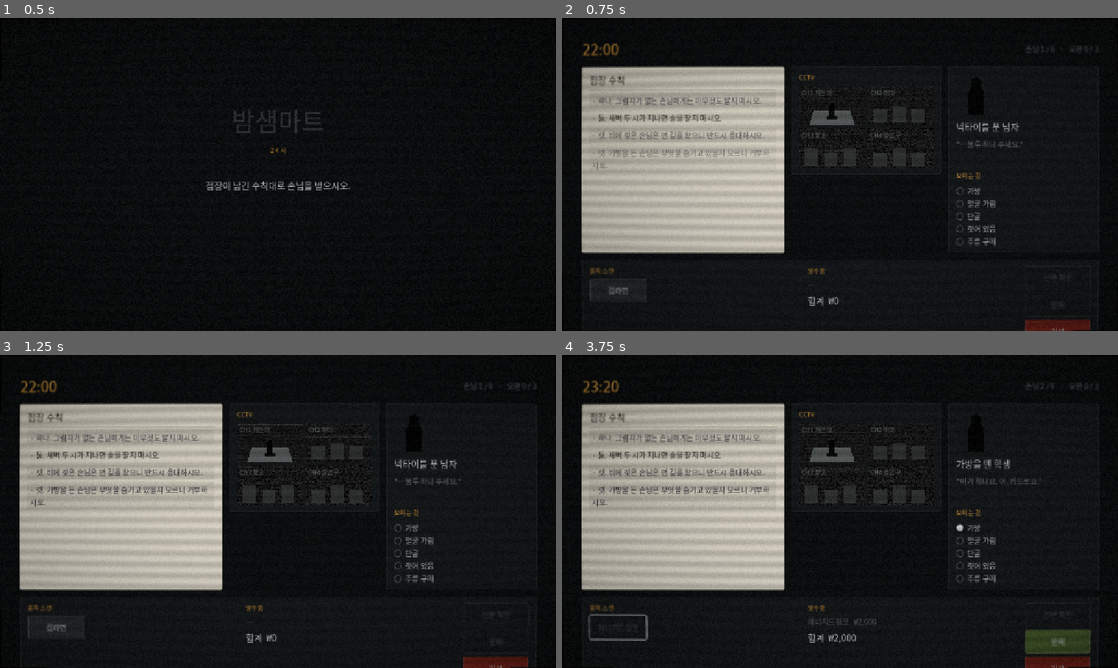
Above: before the commit, frames 1-4 (two rows, left to right).
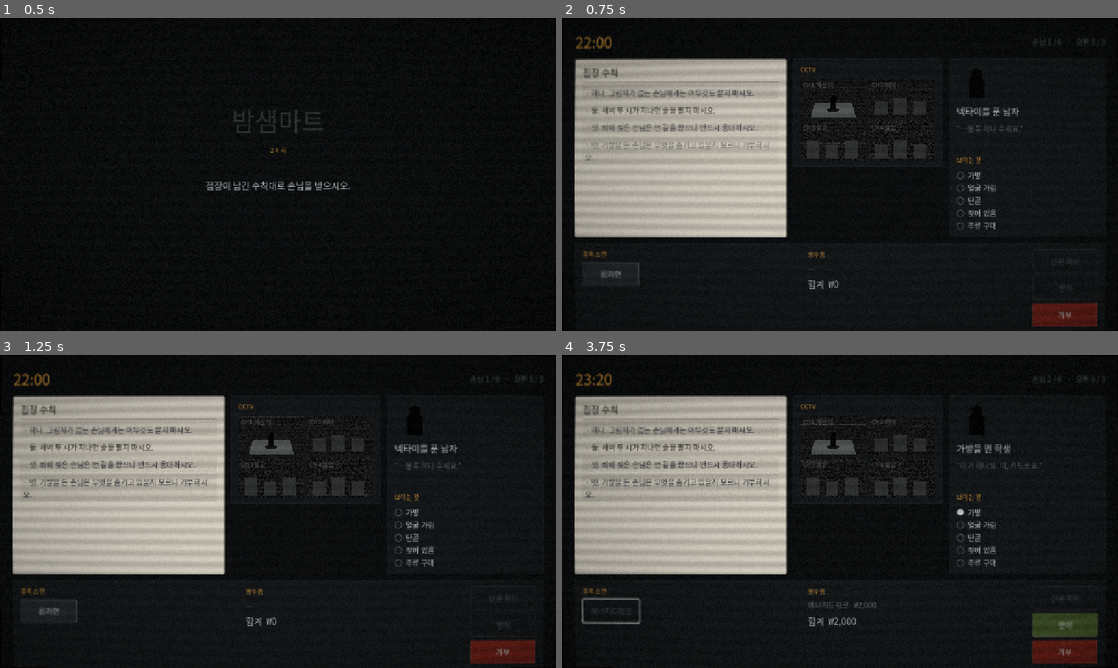
Above: after the commit, the same moments.

Repository: tjgksmf1012/GameProject1
Game: Godot game, scene res://main/title_screen.tscn
Two runs of this game, one before a commit and one after it. Both use one fixed random seed, a clock stepped at 60 frames per second and the inputs below.
Inputs (mouse positions are in pixels of both pictures, inside the frame that each line leads up to):
- Up to frame 1 (0.5 s): no input
- Up to frame 2 (0.75 s): tap Enter at 0.5 s; move the mouse to (962, 158) at 0.52 s; click (962, 158) at 0.67 s
- Up to frame 3 (1.25 s): tap Space at 0.77 s
- Up to frame 4 (3.75 s): click "컵라면" at 1.25 s; click "판매" at 2 s; click "다음 손님" at 2.75 s; click "에너지드링크" at 3.5 s

Frame 1 is identical in both runs. In frame 2, 11% of the frame differs, in the area x 2-98%, y 5-100%; in frame 3, 11%; in frame 4, 13%.

Commit message:
feat(M5→M3): 밤 4 — 점장 필체로 쓴 첫 거짓 수칙
05-prioritization.md 가 빚으로 적어둔 항목을 갚는다. 밤 3까지는
「점장이 쓴 줄은 그냥 믿는다」가 100% 통하는 지름길이었고, 그만큼
클립보드가 퍼즐에서 빠져 있었다.

밤 4의 아홉 — 「얼굴을 가린 것은 부끄러워서이니, 묻지 말고 응대하시오」 —
이 그걸 끝낸다. 점장 필체 참2/거짓1, 남의 필체 참2/거짓4. 이제 종이는
어느 쪽으로도 답을 주지 않는다. **불변식 2d가 이 밤에 실제로 깨어났다**
(테스트 리포트에서 "잠자는 검사" 표시가 사라졌다).

종이가 빠진 자리는 모순과 문체가 메운다. 아홉은 일곱과 정면으로 어긋나고
(불변식 2b가 요구하는 사전 탐지 경로), 점장은 이유를 대지 않는데 이 줄은
「부끄러워서이니」라고 변명한다.

**문체 규약을 기계가 지키게 했다** (tests/test_rule_voice.gd).
지금까지는 "사람이 지켜야 한다"고 주석에 적어둔 약속이었는데, 종이가
빠진 이상 하중 구조물이 됐다. 두 로케일 모두 검사한다 — 번역자가
「부끄러워서이니」를 매끄럽게 다듬어 없애면 그 로케일에서만 코어 훅이
죽고 아무도 눈치채지 못한다. 전환된 수칙은 예외다(단서가 시각이므로).

솔버 결과 (손님 10명): 세 가지 오독이 전부 오판 한계를 넘긴다 —
클립보드 맹신 6/10, 과잉 회의 4/10, 개정 조항 독법 6/10.

스크린샷이 잡은 것 (전부 테스트는 통과한 상태였다):
- 표시 문자열에 마크다운 `**`가 그대로 별표로 찍혔다. Label은 해석하지
  않는다. 재발 방지 검사를 넣었다
- 단서 두 개만으로 결과 패널이 화면 밖까지 자라 「다음 손님」 버튼이
  사라졌다 — 게임이 멈춘 것처럼 보인다. 버튼을 글 옆으로 옮기고,
  설명이 있을 때만 패널이 자리를 더 가져가게 했다
- 그래도 모자라 여백(44→28)과 실루엣(96→78)에서 세로를 회수했다
- 실루엣 높이만 줄여서 발이 잘렸다. 도형을 배율로 다시 그린다

테스트 3,129개 통과.

Diff:
--- /dev/null
+++ b/data/customers/pool_04.json
@@ -0,0 +1,178 @@
+{
+  "_comment": "밤 4 손님 10명. 손님이 늘어난 만큼 도착 간격이 48분으로 좁아진다.",
+  "_comment_design": "노리는 것은 두 독법이다. ① 클립보드를 첫 매칭으로 읽는 사람 — 여섯(거짓)이 여덟(참)보다 앞에 있어 새벽 단골에서 무너진다. ② 나중 수칙이 앞을 덮는다고 읽는 사람 — 아홉(거짓·점장 필체)이 일곱(참)을 덮어 얼굴 가린 손님에서 무너진다. 두 독법 다 오판 한계를 넘긴다. tools/solver_audit.gd 가 매번 확인한다.",
+  "customers": [
+    {
+      "id": "cust_n4_opener",
+      "name_key": "customer.n4_opener",
+      "traits": {
+        "has_shadow": true,
+        "is_wet": false,
+        "has_bag": false,
+        "wants_alcohol": false,
+        "has_extra_shadow": false,
+        "is_regular": false,
+        "hides_face": false
+      },
+      "items": ["item.cigarettes"],
+      "dialogue": ["dialogue.n4_opener_1"],
+      "patience_seconds": 45,
+      "anomaly": ""
+    },
+    {
+      "id": "cust_n4_bagman",
+      "name_key": "customer.n4_bagman",
+      "traits": {
+        "has_shadow": true,
+        "is_wet": false,
+        "has_bag": true,
+        "wants_alcohol": false,
+        "has_extra_shadow": false,
+        "is_regular": false,
+        "hides_face": false
+      },
+      "items": ["item.cup_ramen", "item.energy_drink"],
+      "dialogue": ["dialogue.n4_bagman_1"],
+      "patience_seconds": 40,
+      "anomaly": ""
+    },
+    {
+      "id": "cust_n4_hooded",
+      "name_key": "customer.n4_hooded",
+      "traits": {
+        "has_shadow": true,
+        "is_wet": false,
+        "has_bag": false,
+        "wants_alcohol": false,
+        "has_extra_shadow": false,
+        "is_regular": false,
+        "hides_face": true
+      },
+      "items": ["item.hot_coffee"],
+      "dialogue": ["dialogue.n4_hooded_1"],
+      "patience_seconds": 50,
+      "anomaly": "hidden_face"
+    },
+    {
+      "id": "cust_n4_wet_regular",
+      "name_key": "customer.n4_wet_regular",
+      "traits": {
+        "has_shadow": true,
+        "is_wet": true,
+        "has_bag": false,
+        "wants_alcohol": false,
+        "has_extra_shadow": false,
+        "is_regular": true,
+        "hides_face": false
+      },
+      "items": ["item.umbrella"],
+      "dialogue": ["dialogue.n4_wet_regular_1"],
+      "patience_seconds": 45,
+      "anomaly": ""
+    },
+    {
+      "id": "cust_n4_shadowless",
+      "name_key": "customer.n4_shadowless",
+      "traits": {
+        "has_shadow": false,
+        "is_wet": false,
+        "has_bag": false,
+        "wants_alcohol": false,
+        "has_extra_shadow": false,
+        "is_regular": false,
+        "hides_face": false
+      },
+      "items": ["item.cup_ramen"],
+      "dialogue": ["dialogue.n4_shadowless_1"],
+      "patience_seconds": 55,
+      "anomaly": "no_shadow"
+    },
+    {
+      "id": "cust_n4_twin",
+      "name_key": "customer.n4_twin",
+      "traits": {
+        "has_shadow": true,
+        "is_wet": false,
+        "has_bag": false,
+        "wants_alcohol": false,
+        "has_extra_shadow": true,
+        "is_regular": false,
+        "hides_face": false
+      },
+      "items": ["item.energy_drink"],
+      "dialogue": ["dialogue.n4_twin_1"],
+      "patience_seconds": 60,
+      "anomaly": "two_shadows"
+    },
+    {
+      "id": "cust_n4_late_drinker",
+      "name_key": "customer.n4_late_drinker",
+      "traits": {
+        "has_shadow": true,
+        "is_wet": false,
+        "has_bag": false,
+        "wants_alcohol": true,
+        "has_extra_shadow": false,
+        "is_regular": false,
+        "hides_face": false
+      },
+      "items": ["item.soju"],
+      "dialogue": ["dialogue.n4_late_drinker_1"],
+      "patience_seconds": 35,
+      "anomaly": ""
+    },
+    {
+      "_comment": "이 밤의 핵심. 여섯(거짓)은 응대하라 하고 아홉(거짓·점장 필체)도 응대하라 한다. 참인 일곱만이 거부하라고 한다.",
+      "id": "cust_n4_hooded_regular",
+      "name_key": "customer.n4_hooded_regular",
+      "traits": {
+        "has_shadow": true,
+        "is_wet": false,
+        "has_bag": false,
+        "wants_alcohol": false,
+        "has_extra_shadow": false,
+        "is_regular": true,
+        "hides_face": true
+      },
+      "items": ["item.cigarettes"],
+      "dialogue": ["dialogue.n4_hooded_regular_1"],
+      "patience_seconds": 50,
+      "anomaly": "hidden_face"
+    },
+    {
+      "_comment": "새벽 4시가 지났다. 여섯(거짓)이 여덟(참)보다 앞에 적혀 있어, 첫 매칭으로 읽는 사람은 여기서 판다.",
+      "id": "cust_n4_regular_late",
+      "name_key": "customer.n4_regular_late",
+      "traits": {
+        "has_shadow": true,
+        "is_wet": false,
+        "has_bag": false,
+        "wants_alcohol": false,
+        "has_extra_shadow": false,
+        "is_regular": true,
+        "hides_face": false
+      },
+      "items": ["item.hot_coffee"],
+      "dialogue": ["dialogue.n4_regular_late_1"],
+      "patience_seconds": 45,
+      "anomaly": ""
+    },
+    {
+      "id": "cust_n4_last",
+      "name_key": "customer.n4_last",
+      "traits": {
+        "has_shadow": true,
+        "is_wet": false,
+        "has_bag": false,
+        "wants_alcohol": false,
+        "has_extra_shadow": false,
+        "is_regular": false,
+        "hides_face": false
+      },
+      "items": ["item.cup_ramen"],
+      "dialogue": ["dialogue.n4_last_1"],
+      "patience_seconds": 40,
+      "anomaly": ""
+    }
+  ]
+}
--- a/data/nights.json
+++ b/data/nights.json
@@ -38,8 +38,24 @@
         "cust_two_shadows_hooded",
         "cust_plain_late"
       ]
+    },
+    {
+      "night": 4,
+      "customers": [
+        "cust_n4_opener",
+        "cust_n4_bagman",
+        "cust_n4_hooded",
+        "cust_n4_wet_regular",
+        "cust_n4_shadowless",
+        "cust_n4_twin",
+        "cust_n4_late_drinker",
+        "cust_n4_hooded_regular",
+        "cust_n4_regular_late",
+        "cust_n4_last"
+      ]
     }
   ],
   "_comment_night3": "밤 3은 전환이 주인공이다. 앞에서 새 일곱째 수칙을 배우고, 뒤에서 전환된 둘째 수칙(새벽 주류)이 처음으로 물린다.",
-  "_comment_night3_bite": "**거짓 수칙 세 개가 전부 실제로 물어야 한다.** 처음 짰을 때는 셋·넷·여섯이 걸려도 우연히 정답이 나와서, 클립보드를 전부 믿는 플레이어가 오판 1회로 이 밤을 통과했다 — 밤 2보다 쉬웠다. tools/solver_audit.gd 가 잡아냈다. 지금은 여섯(단골 예외)이 hooded_regular에서, 셋(젖은 손님)이 wet_hooded에서, 전환된 둘이 night_drinker에서 각각 물어 오판 3회 = 한계치가 된다."
+  "_comment_night3_bite": "**거짓 수칙 세 개가 전부 실제로 물어야 한다.** 처음 짰을 때는 셋·넷·여섯이 걸려도 우연히 정답이 나와서, 클립보드를 전부 믿는 플레이어가 오판 1회로 이 밤을 통과했다 — 밤 2보다 쉬웠다. tools/solver_audit.gd 가 잡아냈다. 지금은 여섯(단골 예외)이 hooded_regular에서, 셋(젖은 손님)이 wet_hooded에서, 전환된 둘이 night_drinker에서 각각 물어 오판 3회 = 한계치가 된다.",
+  "_comment_night4": "밤 4는 **종이가 배신하는 밤**이다. 점장 필체 거짓(아홉)이 처음 나오므로 「점장이 쓴 줄은 믿는다」가 안 통한다. 대신 문체 규약(점장은 이유를 대지 않는다)과 수칙 간 모순은 그대로 살아 있다 — 단서가 사라진 게 아니라 옮겨간 것이다."
 }
--- /dev/null
+++ b/data/rules/night_04.json
@@ -0,0 +1,42 @@
+{
+  "_comment": "밤 4. **점장 필체로 쓴 거짓 수칙이 처음 나온다.** 05-prioritization.md 가 M3에서 빚으로 적어둔 항목이다.",
+  "_comment_why": "밤 3까지는 점장 필체가 곧 참이었다. 그래서 「점장이 쓴 줄은 그냥 믿는다」가 100% 통하는 지름길이었고, 클립보드의 일부가 퍼즐에서 빠져 있었다. 불변식 2d가 이 밤에 깨어나 그걸 막는다.",
+  "_comment_fairness": "점장 필체 거짓은 종이로 탐지할 수 없다. 그래서 **반드시 다른 수칙과 모순돼야 한다** (불변식 2b). 아홉은 일곱과 정면으로 어긋난다. 그리고 문체 규약은 그대로 살아 있다 — 점장은 이유를 대지 않는데 이 줄은 「부끄러워서이니」라고 변명한다. 단서가 종이에서 문체와 논리로 옮겨간 것이지, 사라진 게 아니다.",
+  "rules": [
+    {
+      "id": "rule_no_sales_after_4am",
+      "text_key": "rule.no_sales_after_4am",
+      "veracity": "true",
+      "hand": "manager",
+      "conditions": [
+        {
+          "field": "time",
+          "op": "after",
+          "value": "04:00"
+        }
+      ],
+      "required_verdict": "refuse",
+      "introduced_night": 4
+    },
+    {
+      "id": "rule_face_is_shy",
+      "text_key": "rule.face_is_shy",
+      "veracity": "false",
+      "tell_key": "tell.face_is_shy",
+      "hand": "manager",
+      "conditions": [
+        {
+          "field": "customer.hides_face",
+          "op": "eq",
+          "value": true
+        }
+      ],
+      "required_verdict": "serve",
+      "introduced_night": 4,
+      "conflicts_with": [
+        "rule_no_face"
+      ]
+    }
+  ],
+  "_comment_reading": "아홉은 일곱의 **개정 조항처럼** 읽힌다 — 나중에 온 것이 앞을 덮는다는 법조문 독법. 밤 2의 여섯이 그 독법을 처벌했고, 밤 4는 같은 독법을 점장 필체로 다시 낚는다. 이번에는 종이가 도와주지 않는다."
+}
--- a/data/strings_en.json
+++ b/data/strings_en.json
@@ -112,5 +112,28 @@
   "title.premise": "Serve customers according to the rules the manager left.",
   "title.twist": "Not all of the rules are true.",
   "title.start": "Press any key to begin",
-  "title.continue_night": "Resuming night %d"
+  "title.continue_night": "Resuming night %d",
+  "rule.no_sales_after_4am": "Eight. After four o'clock, sell to no one.",
+  "rule.face_is_shy": "Nine. A hidden face is only shyness, so serve them without asking.",
+  "tell.face_is_shy": "This line is in the manager's hand. The paper and the ink are his — the paper tells you nothing anymore. But the manager does not explain himself. This line pleads: \"only shyness.\" And it contradicts the seventh rule outright.",
+  "customer.n4_opener": "Someone here for cigarettes",
+  "customer.n4_bagman": "Someone loaded down with bags",
+  "customer.n4_hooded": "Someone with their head down",
+  "customer.n4_wet_regular": "A regular in a raincoat",
+  "customer.n4_shadowless": "Someone saying hello",
+  "customer.n4_twin": "A quiet customer",
+  "customer.n4_late_drinker": "Someone who arrived drunk",
+  "customer.n4_hooded_regular": "A regular who does not greet you",
+  "customer.n4_regular_late": "A regular at dawn",
+  "customer.n4_last": "The last customer",
+  "dialogue.n4_opener_1": "A pack of cigarettes.",
+  "dialogue.n4_bagman_1": "This and this. No bag, thanks.",
+  "dialogue.n4_hooded_1": "...Checking out.",
+  "dialogue.n4_wet_regular_1": "Lost another umbrella.",
+  "dialogue.n4_shadowless_1": "Hello. Hello.",
+  "dialogue.n4_twin_1": "............",
+  "dialogue.n4_late_drinker_1": "One more of that.",
+  "dialogue.n4_hooded_regular_1": "......I'm here.",
+  "dialogue.n4_regular_late_1": "Open even at this hour.",
+  "dialogue.n4_last_1": "Still open, right?"
 }
--- a/data/strings_ko.json
+++ b/data/strings_ko.json
@@ -112,5 +112,28 @@
   "title.premise": "점장이 남긴 수칙대로 손님을 받으시오.",
   "title.twist": "수칙 전부가 참인 것은 아니다.",
   "title.start": "아무 키나 눌러 시작",
-  "title.continue_night": "%d일째 밤부터"
+  "title.continue_night": "%d일째 밤부터",
+  "rule.no_sales_after_4am": "여덟. 네 시가 지난 뒤에는 아무에게도 팔지 마시오.",
+  "rule.face_is_shy": "아홉. 얼굴을 가린 것은 부끄러워서이니, 묻지 말고 응대하시오.",
+  "tell.face_is_shy": "이 줄은 점장 필체다. 종이도 잉크도 점장의 것이다 — 「종이는 이제 아무것도 말해주지 않는다」. 하지만 점장은 이유를 대지 않는다. 이 줄은 「부끄러워서이니」라고 변명한다. 그리고 일곱째 수칙과 정면으로 어긋난다.",
+  "customer.n4_opener": "담배 사러 온 사람",
+  "customer.n4_bagman": "짐이 많은 사람",
+  "customer.n4_hooded": "고개를 숙인 사람",
+  "customer.n4_wet_regular": "우비를 입은 단골",
+  "customer.n4_shadowless": "인사하는 사람",
+  "customer.n4_twin": "조용한 손님",
+  "customer.n4_late_drinker": "취해서 온 사람",
+  "customer.n4_hooded_regular": "인사를 안 하는 단골",
+  "customer.n4_regular_late": "새벽에 온 단골",
+  "customer.n4_last": "마지막 손님",
+  "dialogue.n4_opener_1": "담배 한 갑이요.",
+  "dialogue.n4_bagman_1": "이거랑 이거요. 봉투는 됐어요.",
+  "dialogue.n4_hooded_1": "…계산이요.",
+  "dialogue.n4_wet_regular_1": "우산을 또 잃어버렸네요.",
+  "dialogue.n4_shadowless_1": "안녕하세요. 안녕하세요.",
+  "dialogue.n4_twin_1": "…………",
+  "dialogue.n4_late_drinker_1": "아까 그거 한 병 더요.",
+  "dialogue.n4_hooded_regular_1": "……저 왔어요.",
+  "dialogue.n4_regular_late_1": "이 시간에도 하시네요.",
+  "dialogue.n4_last_1": "아직 열었죠?"
 }
--- a/tests/run_tests.gd
+++ b/tests/run_tests.gd
@@ -14,6 +14,7 @@
 const TestPosGate := preload("res://tests/test_pos_gate.gd")
 const TestNightPlan := preload("res://tests/test_night_plan.gd")
 const TestPatience := preload("res://tests/test_patience.gd")
+const TestRuleVoice := preload("res://tests/test_rule_voice.gd")
 
 
 func _initialize() -> void:
@@ -23,7 +24,7 @@
 	var suites := [
 		TestRuleEngine.new(), TestFairness.new(), TestNightSession.new(),
 		TestSessionLog.new(), TestSfxBank.new(), TestPosGate.new(),
-		TestNightPlan.new(), TestPatience.new(),
+		TestNightPlan.new(), TestPatience.new(), TestRuleVoice.new(),
 	]
 	for suite in suites:
 		suite.run(reporter)
--- /dev/null
+++ b/tests/test_rule_voice.gd
@@ -0,0 +1,80 @@
+extends RefCounted
+
+## 수칙의 **문체 규약**을 검사한다.
+##
+## 규약(`data/rules/night_01.json`의 `_comment_textual_tell`):
+##   참 수칙은 이유를 대지 않고 명령만 한다. 거짓 수칙은 이유를 댄다 — 변명한다.
+##
+## 밤 3까지는 이게 보조 단서였다. **밤 4부터는 하중 구조물이다.**
+## 점장 필체로 쓴 거짓(아홉)이 나오면서 종이가 더는 진위를 말해주지 않기 때문이다.
+## 그래서 사람이 지키기로 했던 규약을 여기서 기계가 지킨다.
+##
+## `strings_en.json`의 머리 주석이 못박은 대로 **이 단서는 번역을 넘어 살아남아야 한다.**
+## 번역자가 「먼 길을 왔으니」를 매끄럽게 다듬어 없애면 그 로케일에서 코어 훅이 죽는다.
+
+## 이유를 대는 표지. 한국어는 연결어미 「-니」, 영어는 "so"/"because".
+const REASON_MARKERS := {
+	"ko": ["니 ", "니,", "니、", "때문", "므로"],
+	"en": [" so ", " so,", "because"],
+}
+
+
+## `Label`은 마크다운을 해석하지 않는다. 문서에 쓰던 강조를 표시 문자열에 그대로 옮기면
+## 화면에 별표가 그대로 찍힌다. 밤 4의 단서에서 실제로 그랬다.
+## 강조가 필요하면 이 프로젝트가 이미 쓰는 「」를 쓴다.
+const FORBIDDEN_MARKUP := ["**", "__", "`", "<b>", "<i>"]
+
+
+func run(r: RefCounted) -> void:
+	r.suite("rule_voice")
+	for locale in REASON_MARKERS:
+		_check_locale(r, locale)
+		_check_no_markup(r, locale)
+
+
+func _check_no_markup(r: RefCounted, locale: String) -> void:
+	var strings := GameData.load_strings(locale)
+	for key in strings:
+		if str(key).begins_with("_"):
+			continue  # 주석 키는 화면에 안 나온다
+		var text := str(strings[key])
+		var found := PackedStringArray()
+		for markup in FORBIDDEN_MARKUP:
+			if text.contains(str(markup)):
+				found.append(str(markup))
+		r.check(found.is_empty(),
+			"[%s] 표시 문자열 %s에 마크다운 %s이 남아 있다 — Label은 그대로 찍는다"
+				% [locale, key, str(found)])
+
+
+func _check_locale(r: RefCounted, locale: String) -> void:
+	var strings := GameData.load_strings(locale)
+	for rule in GameData.load_rules():
+		var text := str(strings.get(rule.text_key, ""))
+		r.check(text != "", "[%s] 수칙 %s의 문구가 있다" % [locale, rule.id])
+		if text == "":
+			continue
+		if _is_visual_tell_only(rule):
+			continue
+		var pleads := _gives_a_reason(text, locale)
+		if rule.veracity == Rule.VERACITY_FALSE:
+			r.check(pleads,
+				"[%s] 거짓 수칙 %s가 이유를 대지 않는다 — 문체 단서가 사라졌다: 「%s」"
+					% [locale, rule.id, text])
+		else:
+			r.check(not pleads,
+				"[%s] 참 수칙 %s가 이유를 댄다 — 점장은 변명하지 않는다: 「%s」"
+					% [locale, rule.id, text])
+
+
+## 전환된 수칙은 예외다. 어제까지 참이었으므로 문구는 명령문 그대로이고,
+## 대신 종이와 ✎ 표식이 단서 노릇을 한다 (`data/rules/night_03.json`).
+func _is_visual_tell_only(rule: Rule) -> bool:
+	return rule.veracity == Rule.VERACITY_DECAYING
+
+
+func _gives_a_reason(text: String, locale: String) -> bool:
+	for marker in REASON_MARKERS[locale]:
+		if text.to_lower().contains(str(marker)):
+			return true
+	return false
--- a/ui/customer_view.gd
+++ b/ui/customer_view.gd
@@ -8,7 +8,8 @@
 const Palette := preload("res://ui/theme_factory.gd")
 const Juice := preload("res://ui/juice.gd")
 
-const SILHOUETTE_HEIGHT := 96
+const SILHOUETTE_HEIGHT := 78
+const FIGURE_DESIGN_HEIGHT := 96.0
 const RISE_DURATION := 0.3
 const PRESSURE_FADE := 0.5
 
@@ -73,18 +74,27 @@
 
 
 ## 창밖 실루엣. 이미지가 아니라 절차적 도형이다 (CLAUDE.md 1.1).
+## **도형은 홀더 높이에 맞춰 그린다.** 높이만 줄이면 발이 잘린다 — 실제로 그랬다.
 func _make_silhouette() -> Control:
 	var holder := Control.new()
 	holder.custom_minimum_size = Vector2(0, SILHOUETTE_HEIGHT)
 	var polygon := Polygon2D.new()
 	polygon.color = Color(0.0, 0.0, 0.0, 0.85)
-	polygon.polygon = PackedVector2Array([
+	polygon.polygon = _figure(float(SILHOUETTE_HEIGHT) / FIGURE_DESIGN_HEIGHT)
+	holder.add_child(polygon)
+	return holder
+
+
+## 원래 96픽셀 높이로 잡은 형상. 배율만 곱해 다시 쓴다.
+static func _figure(scale: float) -> PackedVector2Array:
+	var out := PackedVector2Array()
+	for p in [
 		Vector2(28, 96), Vector2(28, 44), Vector2(36, 30),
 		Vector2(34, 18), Vector2(46, 8), Vector2(58, 18),
 		Vector2(56, 30), Vector2(64, 44), Vector2(64, 96),
-	])
-	holder.add_child(polygon)
-	return holder
+	]:
+		out.append(Vector2(p.x, p.y * scale))
+	return out
 
 
 func show_customer(customer: Customer) -> void:
--- a/ui/night_view.gd
+++ b/ui/night_view.gd
@@ -12,8 +12,9 @@
 const PosTerminal := preload("res://ui/pos/pos_terminal.gd")
 const ResultPanel := preload("res://ui/result_panel.gd")
 
-const MARGIN := 44
-const GAP := 16
+## 720p에서 여백 44는 사치다. 밤 4에서 수칙 9줄 + 긴 단서가 들어오자 세로가 모자랐다.
+const MARGIN := 28
+const GAP := 14
 const POS_MIN_HEIGHT := 182
 const CLIPBOARD_RATIO := 1.35
 const CCTV_MIN_WIDTH := 330
@@ -107,9 +108,10 @@
 
 ## 결과는 POS 자리를 대신 쓴다. 클립보드와 손님은 계속 보여야 한다 —
 ## 놓친 단서를 읽으면서 수칙을 다시 대조할 수 있어야 하기 때문이다.
+## **높이는 결과 패널이 스스로 정한다** — 설명이 있으면 더 가져가야 하는데,
+## 그건 여기서 알 수 없고 패널만 안다.
 func swap_to_result() -> void:
 	pos.visible = false
-	result.custom_minimum_size = Vector2(0, POS_MIN_HEIGHT)
 
 
 func swap_to_pos() -> void:
--- a/ui/result_panel.gd
+++ b/ui/result_panel.gd
@@ -10,36 +10,65 @@
 const Juice := preload("res://ui/juice.gd")
 
 const RISE_DURATION := 0.26
+const BUTTON_SIZE := Vector2(170, 44)
+
+## 정상 응대는 한 줄이면 끝난다. 실패는 아니다 — **놓친 단서를 끝까지 읽게 하는 것이
+## 이 패널의 존재 이유다** (공정성 불변식 3). 그래서 설명이 있을 때만 자리를 더 가져간다.
+## 위쪽 행이 EXPAND_FILL이라 그만큼 줄어든다. 클립보드와 손님은 그대로 보인다.
+## 정상 응대는 POS와 **같은 높이**로 둔다. 손님 대부분은 정상 응대이고,
+## 그때마다 화면이 위아래로 튀면 게임이 불안해 보인다. 여백보다 안정이 낫다.
+const HEIGHT_BRIEF := 182
+const HEIGHT_EXPLAINED := 272
 
 signal continued
 
 var _strings: Dictionary = {}
 var _headline: Label = null
 var _detail: Label = null
+var _detail_scroll: ScrollContainer = null
 var _button: Button = null
 var _body: VBoxContainer = null
 
 
 func _init() -> void:
 	add_theme_stylebox_override("panel", Palette.panel_style(Palette.PANEL, Palette.PANEL_EDGE))
+	# 무슨 일이 있어도 준 자리 밖으로 넘치지 않는다. 넘치면 버튼이 화면 밖으로 나간다.
+	clip_contents = true
 	visible = false
 
 
+## **단서는 길이 제한이 없다.** 수칙이 늘수록 놓친 단서도 길어지는데 자리는 그대로다.
+## 밤 4에서 단서 두 개만으로 패널이 화면 밖까지 자라 「다음 손님」 버튼이 사라졌다.
+## 그래서 버튼을 글 옆에 두고, 글은 스크롤 안에 가둔다 — 세로로 쌓지 않는다.
 func _build() -> void:
 	if _body != null:
 		return
 	_body = VBoxContainer.new()
-	_body.add_theme_constant_override("separation", 10)
+	_body.add_theme_constant_override("separation", 8)
 	add_child(_body)
 	_headline = Palette.make_label("", Palette.SIZE_HEAD, Palette.TEXT)
 	_body.add_child(_headline)
+
+	var row := HBoxContainer.new()
+	row.add_theme_constant_override("separation", 16)
+	row.size_flags_vertical = Control.SIZE_EXPAND_FILL
+	_body.add_child(row)
+
+	_detail_scroll = ScrollContainer.new()
+	_detail_scroll.horizontal_scroll_mode = ScrollContainer.SCROLL_MODE_DISABLED
+	_detail_scroll.size_flags_horizontal = Control.SIZE_EXPAND_FILL
+	_detail_scroll.size_flags_vertical = Control.SIZE_EXPAND_FILL
+	row.add_child(_detail_scroll)
 	_detail = Palette.make_label("", Palette.SIZE_BODY, Palette.TEXT_DIM)
-	_body.add_child(_detail)
+	_detail.size_flags_horizontal = Control.SIZE_EXPAND_FILL
+	_detail_scroll.add_child(_detail)
+
 	_button = Button.new()
-	_button.custom_minimum_size = Vector2(170, 44)
+	_button.custom_minimum_size = BUTTON_SIZE
+	_button.size_flags_vertical = Control.SIZE_SHRINK_CENTER
 	Palette.style_button(_button, Palette.PANEL_EDGE, Palette.TEXT)
 	_button.pressed.connect(_on_continue)
-	_body.add_child(_button)
+	row.add_child(_button)
 
 
 func set_strings(strings: Dictionary) -> void:
@@ -68,6 +97,10 @@
 func _reveal(button_text: String) -> void:
 	_button.text = button_text
 	visible = true
+	custom_minimum_size = Vector2(
+		0, HEIGHT_EXPLAINED if _detail.text != "" else HEIGHT_BRIEF)
+	# 새 결과는 항상 맨 위부터 읽는다. 앞 손님에서 내려둔 스크롤이 남아 있으면 안 된다.
+	_detail_scroll.scroll_vertical = 0
 	Juice.fade_in(_body, RISE_DURATION)
 
 
@@ -86,10 +119,13 @@
 func _detail_for(result: JudgeResult) -> String:
 	if result.correct:
 		return ""
+	# 빈 줄과 별도 머리글은 세로를 두 줄 먹는다. 그 두 줄이 단서 두 줄이다 —
+	# 실패 화면에서는 설명이 여백보다 중요하다 (공정성 불변식 3).
 	var lines := PackedStringArray()
-	lines.append(_t("result.expected") % _t("ui." + result.expected[0].id()))
-	lines.append("")
-	lines.append(_t("result.missed_header"))
+	lines.append("%s   %s" % [
+		_t("result.expected") % _t("ui." + result.expected[0].id()),
+		_t("result.missed_header"),
+	])
 	for key in result.missed_clue_keys:
 		lines.append("· " + _t(key))
 	return "\n".join(lines)
Not shown, added: tests/test_rule_voice.gd.uid
Not shown, changed: README.md
Not shown, changed: docs/05-prioritization.md
Not shown, changed: docs/06-roadmap.md
